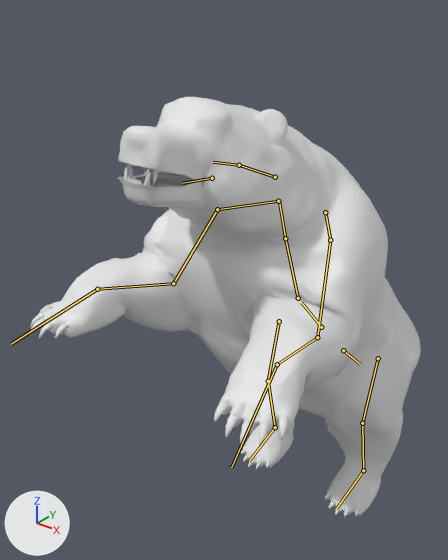
The glTF model 42/media/models_X/Skinned/NCBear.glb: old version first, new version second.
Rendered twice from a camera (50 mm lens) standing at (0.611, -0.898, 1.171) and looking at (-0.1, -0.009, 0.62). Every picture has the same lights, and +X, +Y and +Z are marked at lower left. The first picture is the older version. Both versions are drawn at frame 18 of the action 'NCBear_Rear'; the numbers are the values there. The bones that change, and the others that lie on the model, are drawn over the model as lines.

In view in the first picture: 'NCBear'.
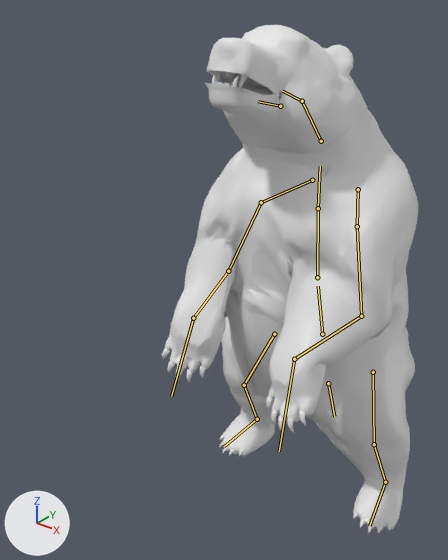
Where the change shows, as pixel boxes (x1, y1, x2, y2) in the pictures (448 x 560 px):
'NCBear', posed (34% narrower, 21% taller)
    before: (30, 97, 421, 517)
    after: (162, 25, 418, 534)
bone 'Bip01_Pelvis', root to tip
    before: (321, 327) to (301, 302)
    after: (322, 334) to (318, 286)
bone 'Bip01_L_Thigh', root to tip
    before: (378, 358) to (362, 423)
    after: (373, 372) to (374, 444)
bone 'Bip01_L_Calf', root to tip
    before: (362, 423) to (363, 470)
    after: (374, 444) to (385, 482)
bone 'Bip01_L_Foot', root to tip
    before: (363, 470) to (336, 508)
    after: (385, 482) to (369, 526)
bone 'Bip01_R_Thigh', root to tip
    before: (279, 321) to (268, 381)
    after: (274, 334) to (244, 385)
bone 'Bip01_R_Calf', root to tip
    before: (268, 381) to (275, 427)
    after: (244, 385) to (257, 419)
bone 'Bip01_R_Foot', root to tip
    before: (275, 427) to (249, 461)
    after: (257, 419) to (223, 447)
bone 'Bip01_Spine', root to tip
    before: (298, 298) to (285, 238)
    after: (317, 277) to (318, 208)
bone 'Bip01_L_Clavicle', root to tip
    before: (325, 212) to (330, 240)
    after: (358, 189) to (357, 226)
bone 'Bip01_L_UpperArm', root to tip
    before: (330, 240) to (317, 337)
    after: (357, 226) to (361, 316)
bone 'Bip01_L_Hand', root to tip
    before: (277, 364) to (231, 467)
    after: (294, 359) to (279, 451)
bone 'Bip01_Neck', root to tip
    before: (275, 177) to (239, 165)
    after: (321, 141) to (302, 101)
bone 'Bip01_Head', root to tip
    before: (239, 165) to (213, 162)
    after: (302, 101) to (282, 91)
bone 'Bip01_R_Clavicle', root to tip
    before: (278, 201) to (217, 209)
    after: (312, 180) to (261, 202)
bone 'Bip01_R_UpperArm', root to tip
    before: (217, 209) to (173, 283)
    after: (261, 202) to (228, 271)
bone 'Bip01_R_Hand', root to tip
    before: (97, 289) to (11, 344)
    after: (193, 318) to (171, 396)

Edits to the bpy script that builds the scene:
```text
Change bone_bip01_pelvis:
    where bone_bip01_pelvis = bpy.data.objects['Rig'].pose.bones['Bip01_Pelvis']  # child of 'Bip01'
    bone_bip01_pelvis.location: (0.0, -0.027, -0.046) -> (0.0, -0.035, -0.026)
    bone_bip01_pelvis.rotation_quaternion: (0.935, -0.356, 0.0, 0.0) -> (0.822, -0.57, 0.0, 0.0)  # degrees (-42, 0, 0) -> degrees (-69, 0, 0)
Change bone_bip01_l_thigh:
    where bone_bip01_l_thigh = bpy.data.objects['Rig'].pose.bones['Bip01_L_Thigh']  # child of 'Bip01_Pelvis'
    bone_bip01_l_thigh.rotation_quaternion: (0.91, 0.405, 0.056, 0.067) -> (0.825, 0.553, 0.062, -0.097)  # degrees (48, 3, 10) -> degrees (67, 12, -5)
Change bone_bip01_l_calf:
    where bone_bip01_l_calf = bpy.data.objects['Rig'].pose.bones['Bip01_L_Calf']  # child of 'Bip01_L_Thigh'
    bone_bip01_l_calf.rotation_quaternion: (0.99, -0.137, 0.0, -0.01) -> (0.999, 0.046, 0.0, 0.003)  # degrees (-16, 0, -1) -> degrees (5, 0, 0)
Change bone_bip01_l_foot:
    where bone_bip01_l_foot = bpy.data.objects['Rig'].pose.bones['Bip01_L_Foot']  # child of 'Bip01_L_Calf'
    bone_bip01_l_foot.rotation_quaternion: (0.995, 0.062, -0.018, -0.073) -> (0.995, -0.015, -0.099, 0.013)  # degrees (7, -2, -8) -> degrees (-2, -11, 2)
Change bone_bip01_r_thigh:
    where bone_bip01_r_thigh = bpy.data.objects['Rig'].pose.bones['Bip01_R_Thigh']  # child of 'Bip01_Pelvis'
    bone_bip01_r_thigh.rotation_quaternion: (0.91, 0.405, -0.056, -0.067) -> (0.825, 0.553, -0.062, 0.097)  # degrees (48, -3, -10) -> degrees (67, -12, 5)
Change bone_bip01_r_calf:
    where bone_bip01_r_calf = bpy.data.objects['Rig'].pose.bones['Bip01_R_Calf']  # child of 'Bip01_R_Thigh'
    bone_bip01_r_calf.rotation_quaternion: (0.99, -0.137, 0.0, 0.01) -> (0.999, 0.046, 0.0, -0.003)  # degrees (-16, 0, 1) -> degrees (5, 0, 0)
Change bone_bip01_r_foot:
    where bone_bip01_r_foot = bpy.data.objects['Rig'].pose.bones['Bip01_R_Foot']  # child of 'Bip01_R_Calf'
    bone_bip01_r_foot.rotation_quaternion: (0.995, 0.062, 0.018, 0.073) -> (0.995, -0.015, 0.099, -0.013)  # degrees (7, 2, 8) -> degrees (-2, 11, -2)
Change bone_bip01_spine:
    where bone_bip01_spine = bpy.data.objects['Rig'].pose.bones['Bip01_Spine']  # child of 'Bip01_Pelvis'
    bone_bip01_spine.rotation_quaternion: (0.988, -0.155, 0.0, 0.0) -> (0.999, -0.045, 0.0, 0.0)  # degrees (-18, 0, 0) -> degrees (-5, 0, 0)
Change bone_bip01_l_clavicle:
    where bone_bip01_l_clavicle = bpy.data.objects['Rig'].pose.bones['Bip01_L_Clavicle']  # child of 'Bip01_Spine1'
    bone_bip01_l_clavicle.rotation_quaternion: (0.986, -0.106, -0.091, -0.088) -> (0.994, 0.057, 0.054, 0.082)  # degrees (-11, -11, -9) -> degrees (7, 6, 10)
Change bone_bip01_l_upperarm:
    where bone_bip01_l_upperarm = bpy.data.objects['Rig'].pose.bones['Bip01_L_UpperArm']  # child of 'Bip01_L_Clavicle'
    bone_bip01_l_upperarm.rotation_quaternion: (0.919, 0.377, -0.051, -0.099) -> (0.891, 0.42, 0.149, -0.082)  # degrees (45, -1, -13) -> degrees (50, 20, -1)
Change bone_bip01_l_hand:
    where bone_bip01_l_hand = bpy.data.objects['Rig'].pose.bones['Bip01_L_Hand']  # child of 'Bip01_L_Forearm'
    bone_bip01_l_hand.rotation_quaternion: (0.721, 0.627, -0.017, -0.295) -> (0.52, 0.796, -0.051, -0.306)  # degrees (77, 20, -28) -> degrees (108, 26, -26)
Change bone_bip01_neck:
    where bone_bip01_neck = bpy.data.objects['Rig'].pose.bones['Bip01_Neck']  # child of 'Bip01_Spine1'
    bone_bip01_neck.rotation_quaternion: (0.972, 0.234, 0.0, 0.0) -> (0.989, 0.151, 0.0, 0.0)  # degrees (27, 0, 0) -> degrees (17, 0, 0)
Change bone_bip01_head:
    where bone_bip01_head = bpy.data.objects['Rig'].pose.bones['Bip01_Head']  # child of 'Bip01_Neck'
    bone_bip01_head.rotation_quaternion: (0.993, 0.119, 0.0, 0.0) -> (0.958, 0.285, 0.0, 0.0)  # degrees (14, 0, 0) -> degrees (33, 0, 0)
Change bone_bip01_r_clavicle:
    where bone_bip01_r_clavicle = bpy.data.objects['Rig'].pose.bones['Bip01_R_Clavicle']  # child of 'Bip01_Spine1'
    bone_bip01_r_clavicle.rotation_quaternion: (0.986, -0.106, 0.091, 0.088) -> (0.994, 0.057, -0.054, -0.082)  # degrees (-11, 11, 9) -> degrees (7, -6, -10)
Change bone_bip01_r_upperarm:
    where bone_bip01_r_upperarm = bpy.data.objects['Rig'].pose.bones['Bip01_R_UpperArm']  # child of 'Bip01_R_Clavicle'
    bone_bip01_r_upperarm.rotation_quaternion: (0.919, 0.377, 0.051, 0.099) -> (0.891, 0.42, -0.149, 0.082)  # degrees (45, 1, 13) -> degrees (50, -20, 1)
Change bone_bip01_r_hand:
    where bone_bip01_r_hand = bpy.data.objects['Rig'].pose.bones['Bip01_R_Hand']  # child of 'Bip01_R_Forearm'
    bone_bip01_r_hand.rotation_quaternion: (0.721, 0.627, 0.017, 0.295) -> (0.52, 0.796, 0.051, 0.306)  # degrees (77, -20, 28) -> degrees (108, -26, 26)
```
